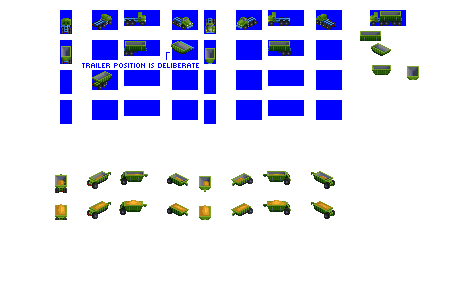
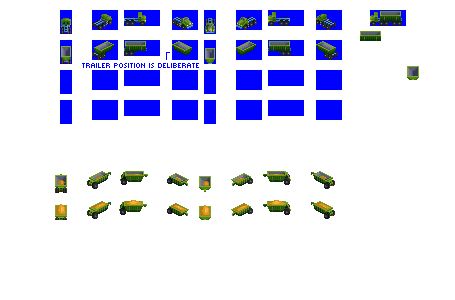
Layer changes from the first w=455, h=300 image to the second:
painted on "trailer body" over [92, 20, 401, 90]
painted on "trailer chassis" over [92, 50, 338, 60]
painted on "Layer 0" over [174, 41, 194, 54]
